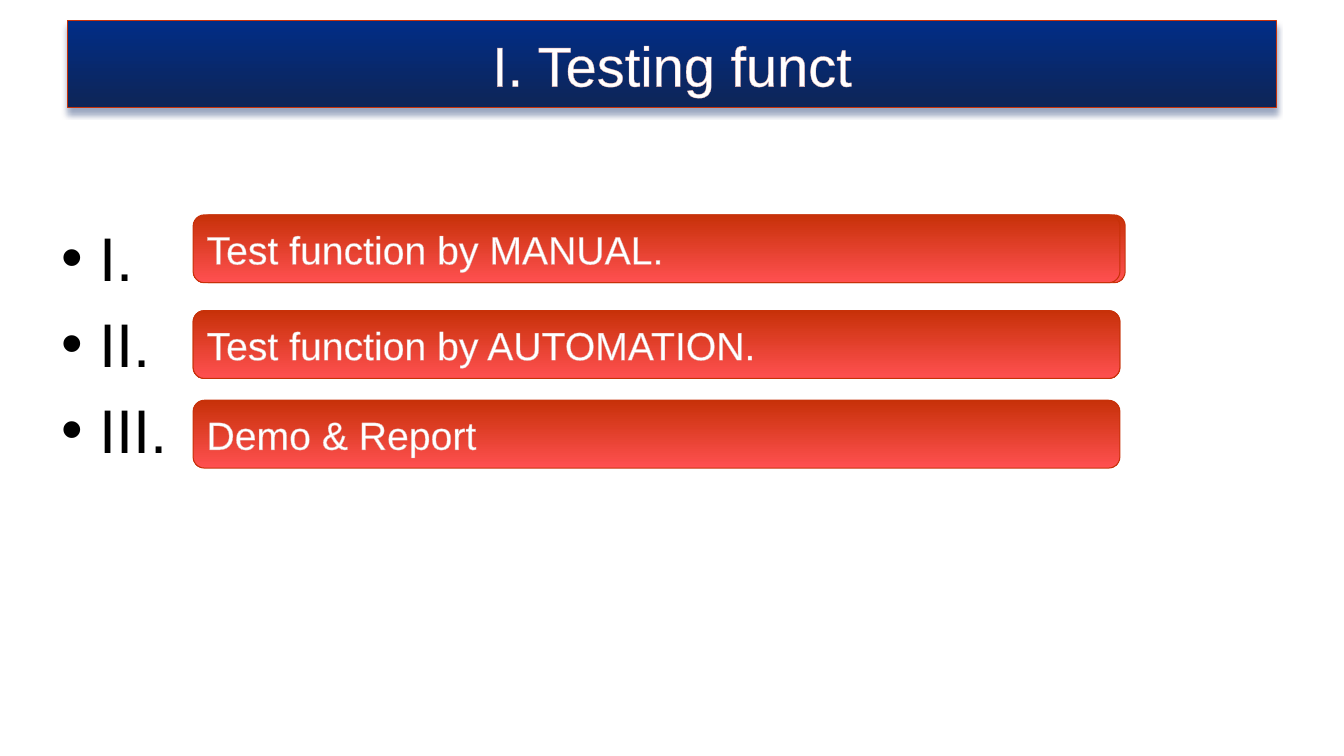
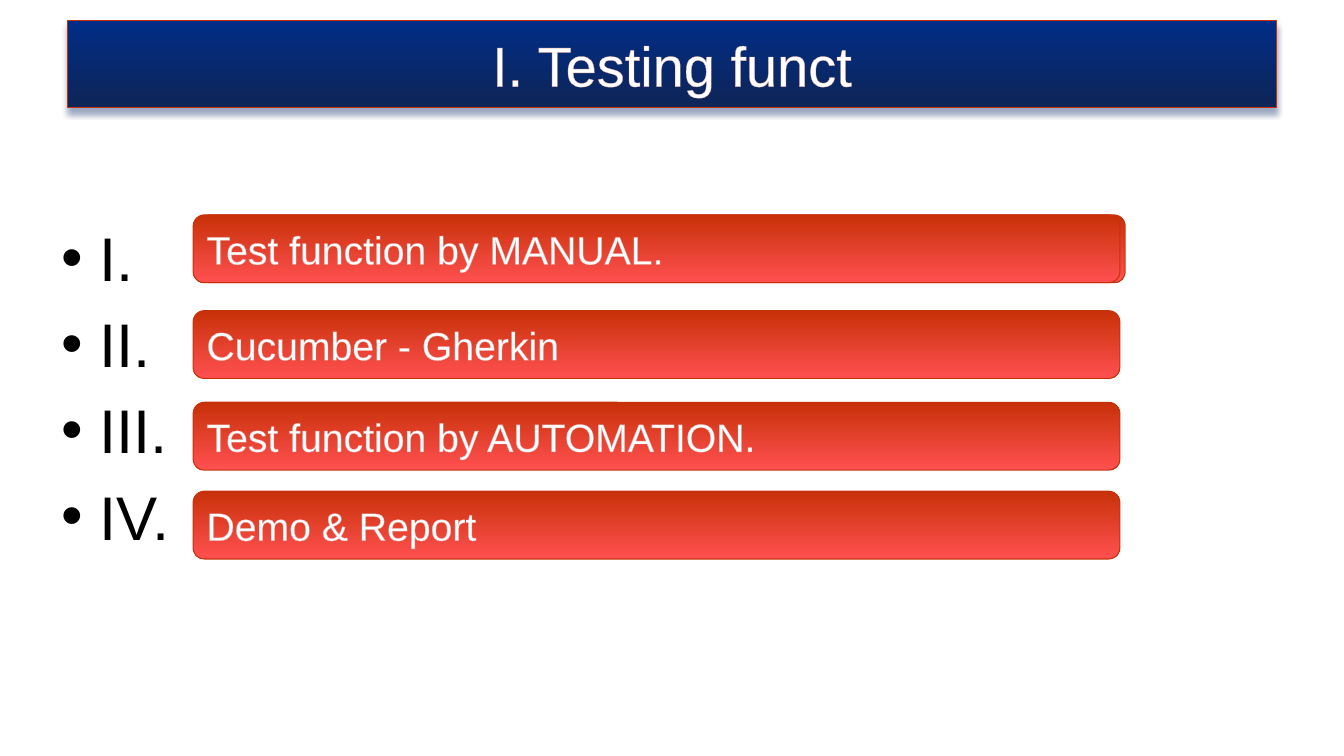
Before and after one commit to truyenkv/sharing, a slide deck: slide 2 of Sharing.pptx. Drawn at 1344x756 pixels with LibreOffice and Linux fonts; fonts in the diff are those of the drawing; background and template pictures are left out. Boxes give left, top, right and bottom in pixels: in the first picture for what was removed or moved away, otherwise in the second. Text is boxed around its words. In the diff, an @@ line names an element or a change of style, - is before the commit and + after.

```diff
--- a/Sharing.pptx
+++ b/Sharing.pptx
@@ text in rounded rectangle at (x1=206, y1=331, x2=559, y2=361): text changed; size 20 to 28 pt @@
-Creating a new Serenity BDD - Cucumber project?
+Cucumber - Gherkin
@@ rounded rectangle "Test function by AUTOMATION." moved from (x1=194, y1=311, x2=1120, y2=378) to (x1=194, y1=402, x2=1120, y2=470) @@
@@ text at (x1=100, y1=497, x2=170, y2=540): paragraph added @@
+• IV.
@@ rounded rectangle "Demo & Report" moved from (x1=194, y1=400, x2=1120, y2=468) to (x1=194, y1=491, x2=1120, y2=559) @@
```
Also in this commit, not shown: 4 other slides changed, 15 slides added, 1 slide removed.
